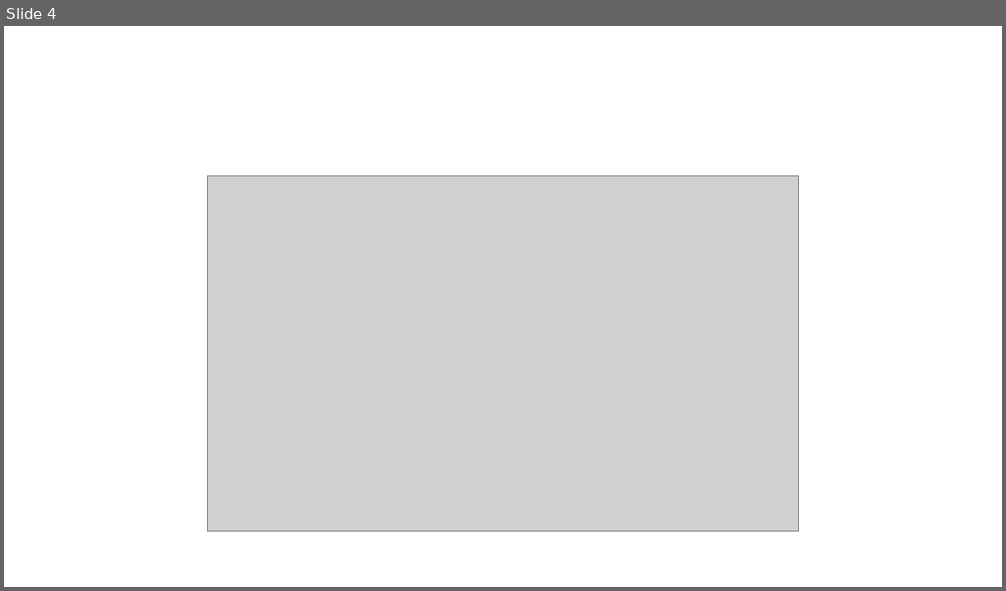
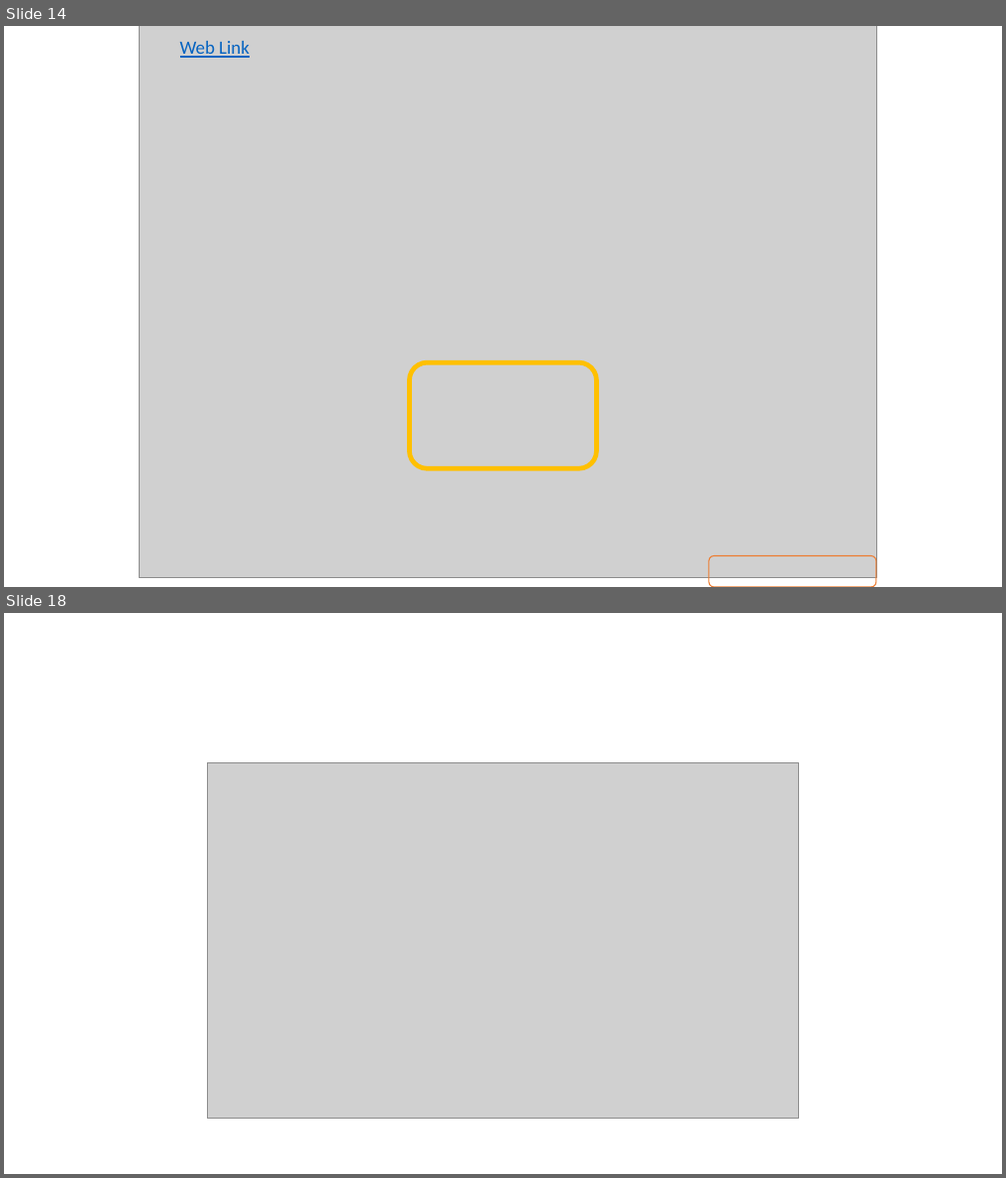
Before and after one commit to akrherz/akrherz, a slide deck: presentations/200205_agron600b/herzmann_600b.pptx. Shown one above the other, each under a label of ours: slide 4 before the commit, slides 14 and 18 after it; the slides between them are not shown. The pictures are 1006x591 and 1006x1178 pixels, drawn with LibreOffice and Linux fonts; fonts in the diff are those of the drawing; grey boxes stand for pictures. Boxes give left, top, right and bottom in pixels: in the first picture for what was removed or moved away, otherwise in the second. Text is boxed around its words. In the diff, an @@ line names an element or a change of style, - is before the commit and + after.

```diff
--- a/presentations/200205_agron600b/herzmann_600b.pptx
+++ b/presentations/200205_agron600b/herzmann_600b.pptx
@@ slide 14 added at (x1=4, y1=26, x2=1002, y2=587), background #FFFFFF @@
@@ picture added at (x1=139, y1=26, x2=876, y2=578) @@
@@ text added at (x1=180, y1=41, x2=250, y2=58), 18 pt, text #0563C1, underline @@
+Web Link
@@ rounded rectangle added at (x1=410, y1=363, x2=597, y2=470), outline #FFC000 4.5 pt @@
@@ rounded rectangle added at (x1=709, y1=556, x2=877, y2=587), outline #ED7D31 1 pt @@
@@ what was slide 4 is now slide 18 @@
```
Also in this commit, not shown: 2 slides changed, 14 other slides added.
